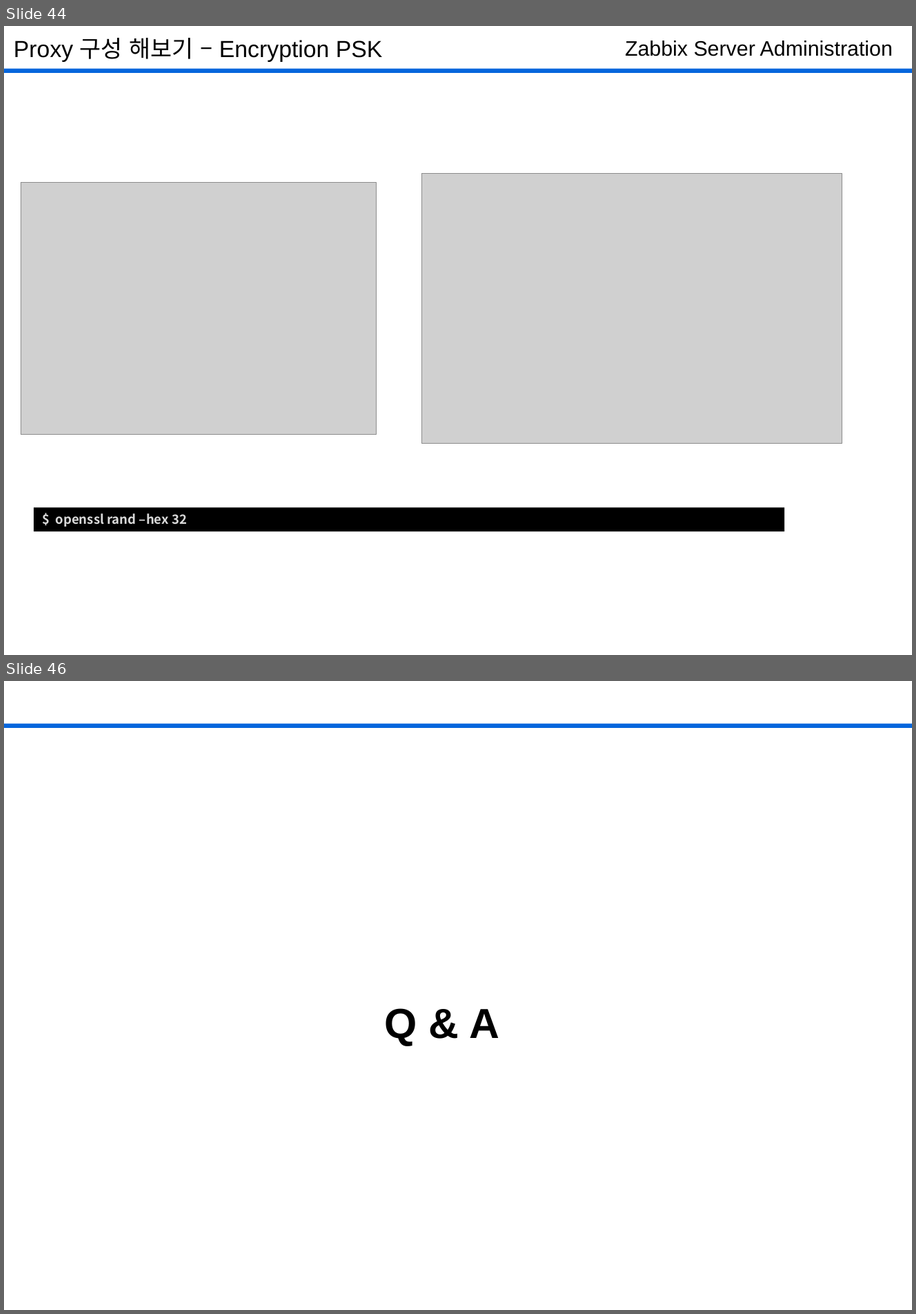
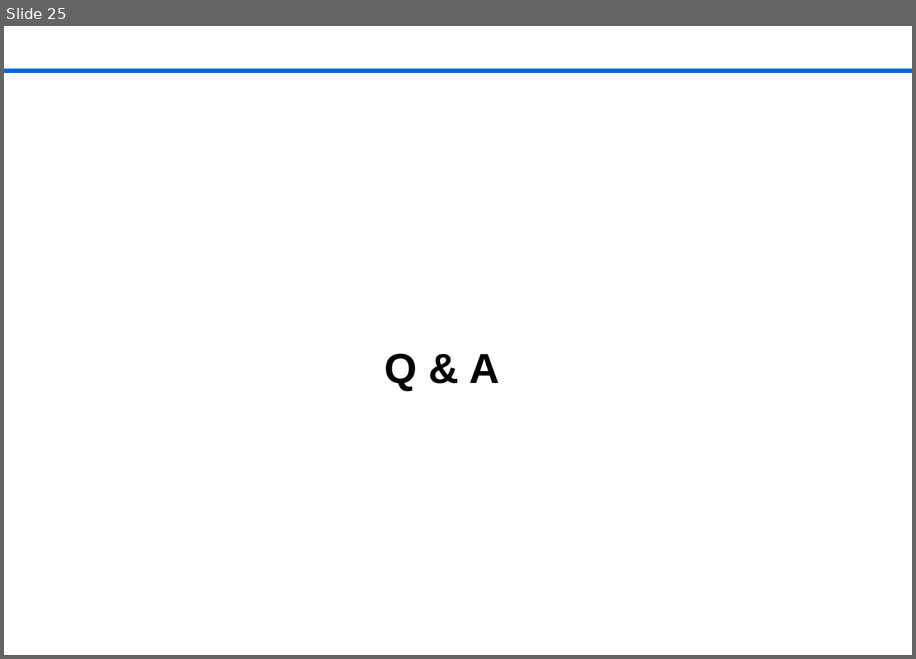
Before and after one commit to 831jsh/zabbix-grafana, a slide deck: Day-2/Day-2.pptx. Shown one above the other, each under a label of ours: slides 44 and 46 before the commit, slide 25 after it; the slides between them are not shown. The pictures are 916x1314 and 916x659 pixels, drawn with LibreOffice and Linux fonts; fonts in the diff are those of the drawing; grey boxes stand for pictures. Boxes give left, top, right and bottom in pixels: in the first picture for what was removed or moved away, otherwise in the second. Text is boxed around its words. In the diff, an @@ line names an element or a change of style, - is before the commit and + after.

```diff
--- a/Day-2/Day-2.pptx
+++ b/Day-2/Day-2.pptx
@@ slide 44 removed at [4, 26, 912, 655], background #FFFFFF; not listed: 1 template element that a slide beside it also shows @@
@@ text removed at [14, 38, 383, 62] @@
-Proxy 구성 해보기 – Encryption PSK
@@ text removed at [625, 40, 893, 56] @@
-Zabbix Server Administration
@@ picture removed at [21, 182, 377, 434] @@
@@ picture removed at [422, 174, 843, 443] @@
@@ rectangle removed at [34, 507, 786, 532] @@
-$ openssl rand –hex 32
@@ what was slide 46 is now slide 25 @@
```
Also in this commit, not shown: 1 slide changed, 1 slide added, 21 other slides removed, 1 other file.
